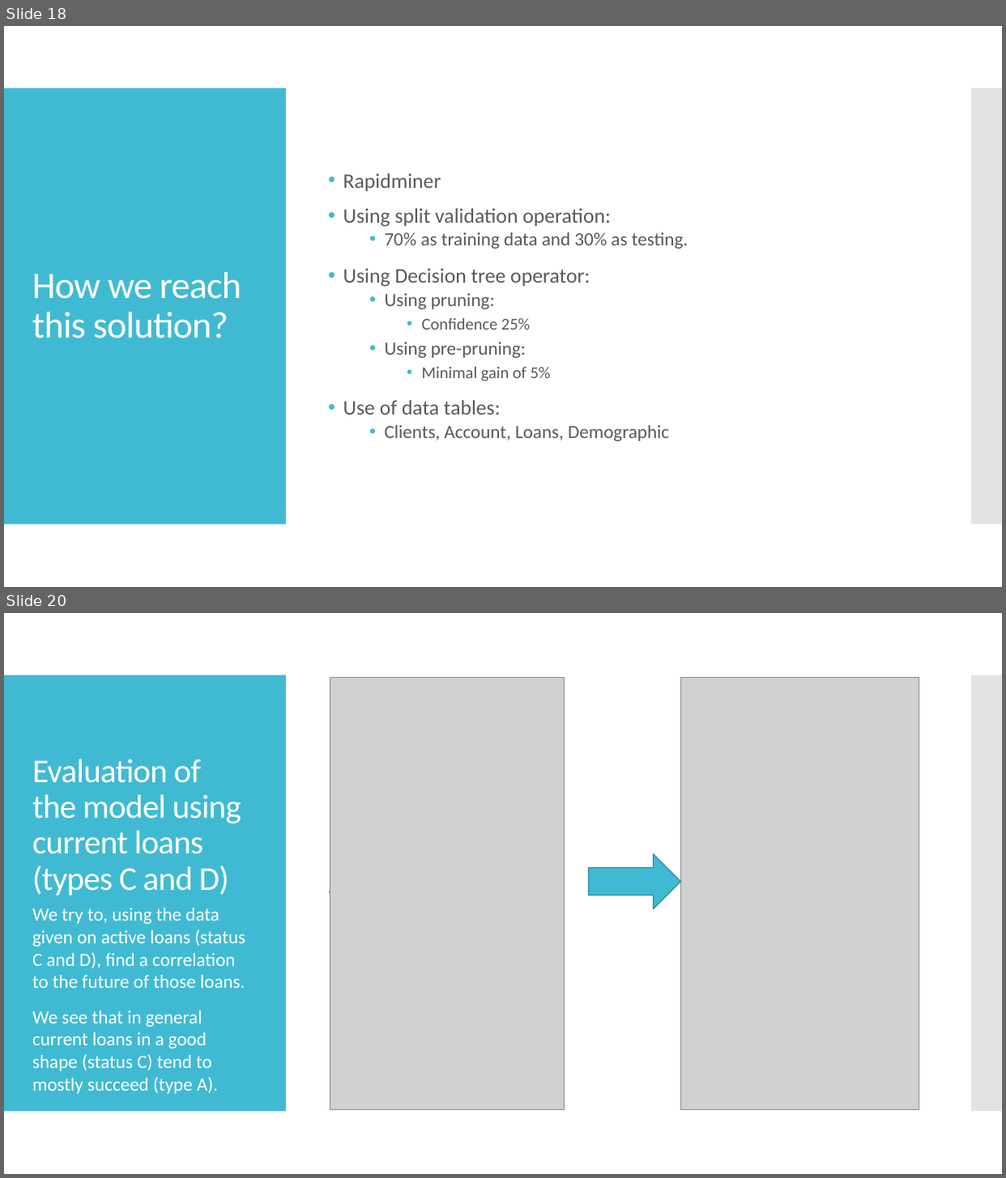
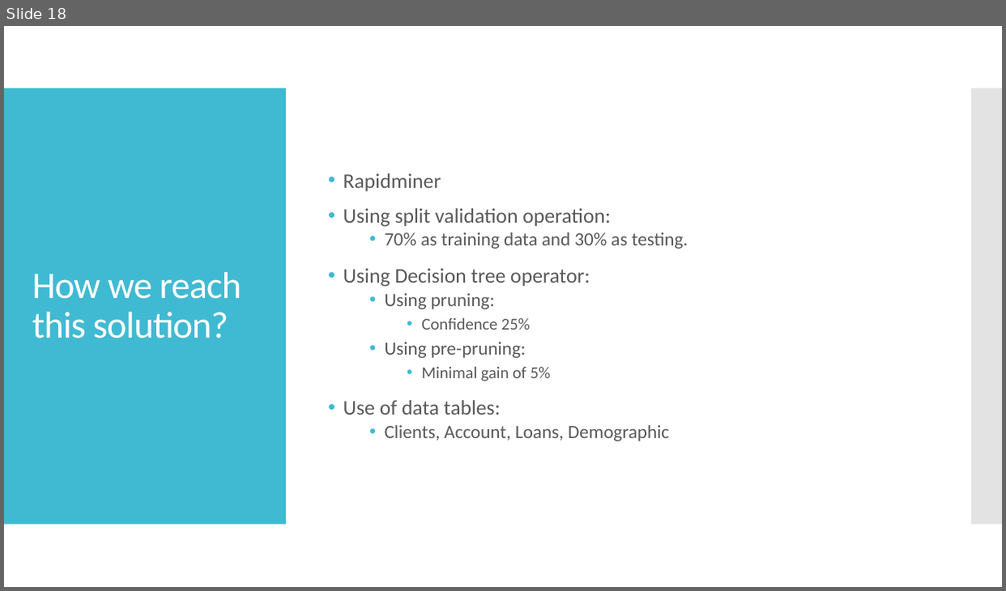
Before and after one commit to jpdias/banking-dm-case-study, a slide deck: Banking Data Mining.pptx. Shown one above the other, each under a label of ours: slides 18 and 20 before the commit, slide 18 after it; the slides between them are not shown. The pictures are 1006x1178 and 1006x591 pixels, drawn with LibreOffice and Linux fonts; fonts in the diff are those of the drawing; grey boxes stand for pictures. Boxes give left, top, right and bottom in pixels: in the first picture for what was removed or moved away, otherwise in the second. Text is boxed around its words. In the diff, an @@ line names an element or a change of style, - is before the commit and + after.

```diff
--- a/Banking Data Mining.pptx
+++ b/Banking Data Mining.pptx
@@ slide 20 removed at box(4, 613, 1002, 1174), background #FFFFFF; not listed: 2 template elements that a slide beside it also shows @@
@@ picture removed at box(330, 677, 565, 1110) @@
@@ picture removed at box(681, 677, 919, 1110) @@
@@ title removed at box(32, 759, 241, 896) @@
-Evaluation of the model using current loans (types C and D)
@@ right arrow removed at box(589, 854, 681, 909) @@
@@ text removed at box(32, 908, 245, 1094) @@
-We try to, using the data given on active loans (status C and D), find a correlation to the future of those loans.
-We see that in general current loans in a good shape (status C) tend to mostly succeed (type A).
```
Also in this commit, not shown: 2 slides changed, 3 slides added, 1 other slide removed, 6 other files.
